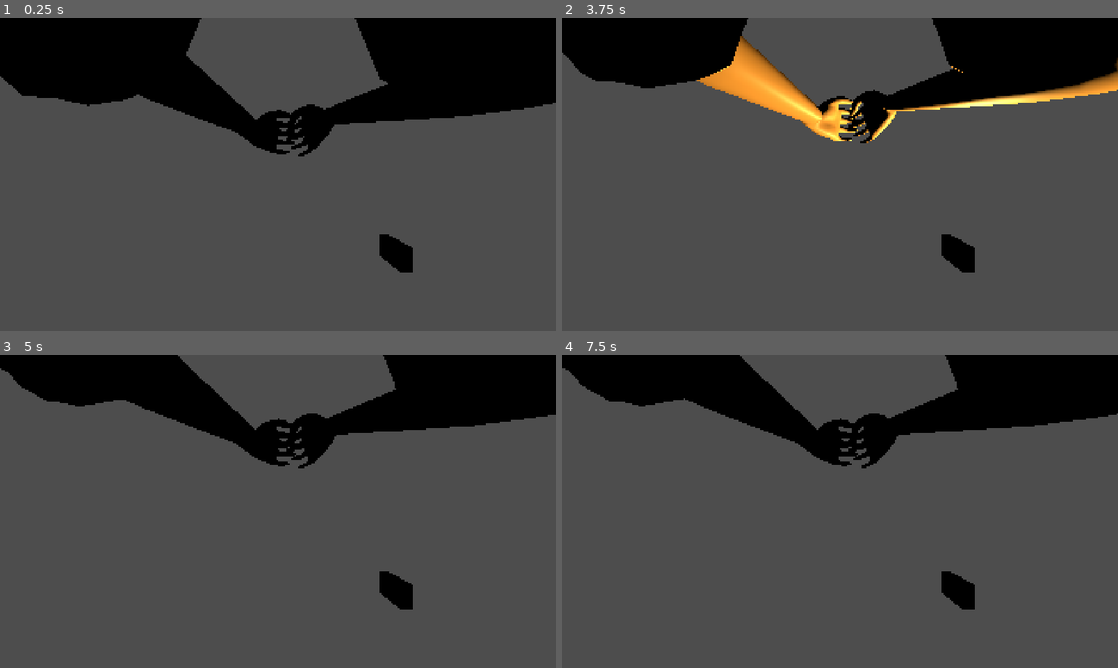
Above: before the commit, frames 1-4 (two rows, left to right).
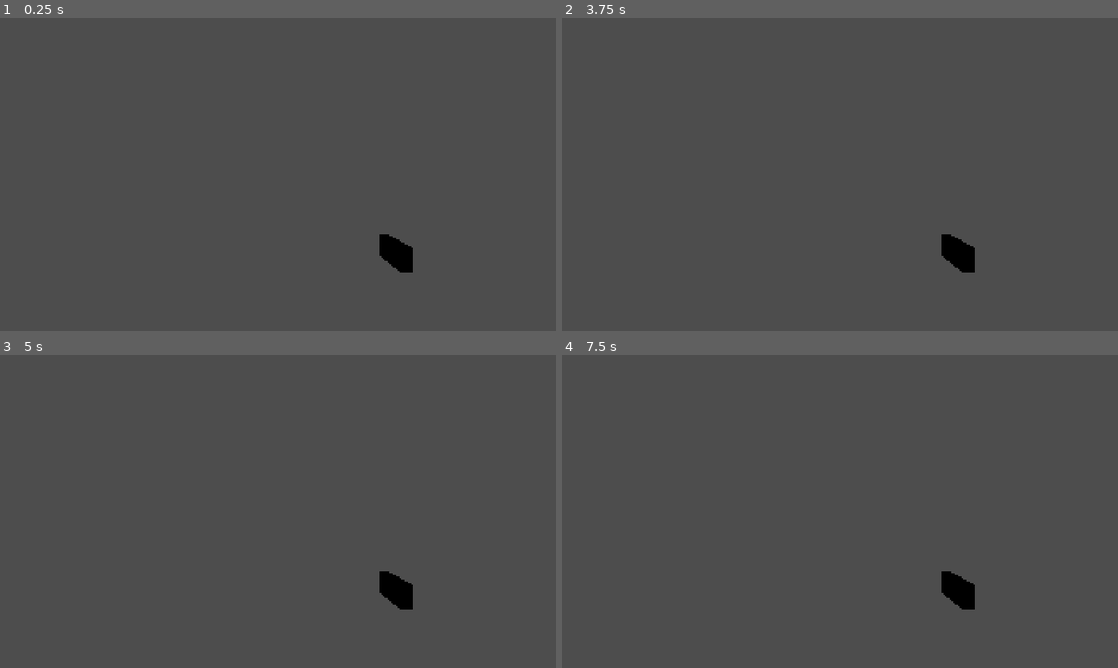
Above: after the commit, the same moments.

Repository: ruapotato/Zombies-vs-Humans
Game: Godot game, scene res://scenes/player/player.tscn
The game is run twice, just before and just after one commit, with the same random seed, the same clock (stepped at 60 frames per second) and the same inputs. This scene is started directly instead of the project's main scene.
Inputs (mouse positions are in pixels of both pictures, inside the frame that each line leads up to):
- Up to frame 1 (0.25 s): no input
- Up to frame 2 (3.75 s): tap Enter at 0.5, 2, 3.5 s; move the mouse to (962, 158) at 0.52 s; hold D (move_right) 0.53-1.28 s; tap F (interact) at 0.6, 1.55, 2.85 s; tap Space (jump) at 0.77, 0.8, 1.07, 1.25, 1.35, 1.52, 1.82, 2.3, 2.75, 3.02, 3.32 s; move the mouse to (728, 190) at 1.27 s; hold S (move_backward) 1.28-2.03 s; move the mouse to (895, 105) at 2.02 s; hold D (move_right) 2.03-2.78 s; hold Right mouse button (aim) 2.03-2.78 s; move the mouse to (812, 237) at 2.77 s; hold W (move_forward) 2.78-3.53 s; move the mouse to (1006, 221) at 3.52 s; press the mouse at (1006, 221) at 3.53 s; hold A (move_left) from 3.53 s (still down)
- Up to frame 3 (5 s): keep holding A (move_left); tap Space (jump) at 3.77, 3.8, 4.07, 4.52, 4.82 s; tap R (reload) at 4.15 s; move the mouse to (111, 464) at 4.27 s; release the mouse at (111, 464) at 4.28 s; tap Shift (sprint) at 4.35 s; tap F (interact) at 4.55 s
- Up to frame 4 (7.5 s): tap Space (jump) at 5, 5.3, 6.02, 6.32, 6.6, 6.77, 7.07 s; move the mouse to (867, 511) at 5.02 s; release A (move_left) at 5.03 s; hold S (move_backward) 5.03-5.78 s; tap Q (switch_weapon) at 5.1 s; move the mouse to (756, 433) at 5.77 s; hold D (move_right) 5.78-6.53 s; tap F (interact) at 5.85 s; move the mouse to (962, 495) at 6.52 s; hold W (move_forward) 6.53-7.28 s; move the mouse to (728, 527) at 7.27 s; hold D (move_right) from 7.28 s (still down); right-click (728, 527) at 7.35 s

The runs differ from the first frame. In frame 1, 23% of the frame differs, in the area x 0-100%, y 0-45%; in frame 2, 19%; in frame 3, 16%; in frame 4, 16%.

Commit message:
feat: add animation blending for player legs while holding gun
- Player legs now animate (run/idle) while arms can override with gun pose
- Capture arm bone poses from gun_hold_arms animation at startup
- Apply arm bone overrides each frame using individual pose setters
- Fix mystery_box.gd coroutine and type inference errors
- Fix pack_a_punch.gd type inference errors

Co-Authored-By: Claude Opus 4.5 <noreply@anthropic.com>

Diff:
--- a/scenes/player/player.tscn
+++ b/scenes/player/player.tscn
@@ -1,12 +1,20 @@
-[gd_scene load_steps=5 format=3 uid="uid://b6xnr3h7k2f8d"]
+[gd_scene load_steps=7 format=3 uid="uid://b6xnr3h7k2f8d"]
 
-[ext_resource type="Script" path="res://scripts/player/player_controller.gd" id="1_player"]
-[ext_resource type="Script" path="res://scripts/player/player_camera.gd" id="2_camera"]
-[ext_resource type="PackedScene" uid="uid://zombie_girl_model" path="res://assets/models/enemies/zombie_girl.glb" id="3_model"]
+[ext_resource type="Script" uid="uid://dfaj5cc4qbdvp" path="res://scripts/player/player_controller.gd" id="1_player"]
+[ext_resource type="Script" uid="uid://c0duympqnr8uf" path="res://scripts/player/player_camera.gd" id="2_camera"]
+[ext_resource type="PackedScene" uid="uid://ys7jnr873kig" path="res://assets/models/enemies/zombie_girl.glb" id="3_model"]
 
 [sub_resource type="CapsuleShape3D" id="CapsuleShape3D_player"]
-radius = 0.4
+radius = 0.235
 height = 1.8
+
+[sub_resource type="CapsuleShape3D" id="CapsuleShape3D_gmlin"]
+radius = 0.235
+height = 1.8
+
+[sub_resource type="CapsuleShape3D" id="CapsuleShape3D_lvxji"]
+radius = 0.235
+height = 0.49
 
 [node name="Player" type="CharacterBody3D" groups=["players"]]
 collision_layer = 2
@@ -14,11 +22,11 @@
 script = ExtResource("1_player")
 
 [node name="CollisionShape3D" type="CollisionShape3D" parent="."]
-transform = Transform3D(1, 0, 0, 0, 1, 0, 0, 0, 1, 0, 0.9, 0)
+transform = Transform3D(1, 0, 0, 0, 1, 0, 0, 0, 1, 0, 0.9, 0.26006323)
 shape = SubResource("CapsuleShape3D_player")
 
 [node name="Model" parent="." instance=ExtResource("3_model")]
-transform = Transform3D(-1.5, 0, 0, 0, 1.5, 0, 0, 0, -1.5, 0, 0, 0)
+transform = Transform3D(-1.145, 0, -1.0009908e-07, 0, 1.145, 0, 1.0009908e-07, 0, -1.145, 0, 0, 0.259754)
 
 [node name="CameraMount" type="Node3D" parent="."]
 transform = Transform3D(1, 0, 0, 0, 1, 0, 0, 0, 1, 0, 1.6, 0)
@@ -37,23 +45,25 @@
 target_position = Vector3(0, 0, -3)
 collision_mask = 16
 
+[node name="AudioListener3D" type="AudioListener3D" parent="CameraMount/Camera3D"]
+
 [node name="HitboxArea" type="Area3D" parent="."]
+transform = Transform3D(1, 0, 0, 0, 1, 0, 0, 0, 1, 0, 0, 0.29203862)
 collision_layer = 2
 collision_mask = 0
 
 [node name="HitboxShape" type="CollisionShape3D" parent="HitboxArea"]
 transform = Transform3D(1, 0, 0, 0, 1, 0, 0, 0, 1, 0, 0.9, 0)
-shape = SubResource("CapsuleShape3D_player")
+shape = SubResource("CapsuleShape3D_gmlin")
 
 [node name="HeadHitbox" type="Area3D" parent="."]
+transform = Transform3D(1, 0, 0, 0, 1, 0, 0, 0, 1, 0, 0, 0.29203862)
 collision_layer = 2
 collision_mask = 0
 
 [node name="HeadShape" type="CollisionShape3D" parent="HeadHitbox"]
 transform = Transform3D(1, 0, 0, 0, 1, 0, 0, 0, 1, 0, 1.6, 0)
-shape = SubResource("CapsuleShape3D_player")
-
-[node name="AudioListener3D" type="AudioListener3D" parent="CameraMount/Camera3D"]
+shape = SubResource("CapsuleShape3D_lvxji")
 
 [node name="SyncTimer" type="Timer" parent="."]
 wait_time = 0.05
--- a/scripts/interactables/mystery_box.gd
+++ b/scripts/interactables/mystery_box.gd
@@ -49,7 +49,8 @@
 func interact(player: Node) -> bool:
 	match box_state:
 		BoxState.IDLE:
-			return _start_cycle(player)
+			_start_cycle(player)  # Coroutine, don't await
+			return true
 
 		BoxState.READY:
 			if waiting_player == player:
@@ -242,7 +243,7 @@
 		BoxState.READY:
 			if waiting_player == player:
 				var data := WeaponRegistry.get_weapon_data(current_weapon_id)
-				var weapon_name := data.display_name if data else current_weapon_id
+				var weapon_name: String = data.display_name if data else current_weapon_id
 				return "Take %s" % weapon_name
 			else:
 				return ""
--- a/scripts/interactables/pack_a_punch.gd
+++ b/scripts/interactables/pack_a_punch.gd
@@ -52,7 +52,7 @@
 		AudioManager.play_sound_ui("denied")
 		return false
 
-	var current_weapon := player.get_current_weapon()
+	var current_weapon: Node = player.get_current_weapon()
 	if not current_weapon:
 		return false
 
@@ -145,7 +145,7 @@
 
 	match pap_state:
 		PaPState.IDLE:
-			var current_weapon := player.get_current_weapon()
+			var current_weapon: Node = player.get_current_weapon()
 			if not current_weapon:
 				return "No weapon equipped"
 
@@ -162,7 +162,7 @@
 
 		PaPState.READY:
 			if waiting_player == player:
-				var weapon_name := upgrading_weapon.display_name if upgrading_weapon else "weapon"
+				var weapon_name: String = upgrading_weapon.display_name if upgrading_weapon else "weapon"
 				return "Take %s" % weapon_name
 			else:
 				return ""
--- a/scripts/player/player_controller.gd
+++ b/scripts/player/player_controller.gd
@@ -70,28 +70,38 @@
 
 # Animation
 var anim_player: AnimationPlayer = null
+var skeleton: Skeleton3D = null
 var current_anim: String = ""
-const ANIM_IDLE := "gun_hold_arms"  # Player holds gun
-const ANIM_RUN := "m run"
+var is_moving: bool = false
+
+# Arm bone poses from gun_hold_arms (captured at runtime)
+var arm_bone_poses: Dictionary = {}  # bone_index -> Transform3D
+var arm_bone_indices: Array[int] = []
+
+const ANIM_IDLE := "m root"  # Lower body idle
+const ANIM_RUN := "m run"  # Lower body run
 const ANIM_JUMP := "m jump"
-const ANIM_GUN_HOLD := "gun_hold_arms"
+const ANIM_GUN_HOLD := "gun_hold_arms"  # Upper body arms
+
+# Bones to override with gun pose (arms, hands, fingers)
+const ARM_BONE_KEYWORDS := ["shoulder", "arm", "hand", "finger", "thumb", "index", "middle", "ring", "pinky"]
 
 
 func _ready() -> void:
 	print("=== PLAYER _ready() called, authority: ", is_multiplayer_authority(), " ===")
 
-	# Find AnimationPlayer in model
+	# Find AnimationPlayer and Skeleton in model
 	if model:
 		_find_animation_player(model)
-		if anim_player:
-			_play_animation(ANIM_IDLE)
+		_find_skeleton(model)
+		if anim_player and skeleton:
+			_setup_arm_override()
 
 	# Set up based on authority
 	if is_multiplayer_authority():
 		camera.current = true
 		$CameraMount/Camera3D/AudioListener3D.make_current()
 		# Keep model visible so we see arms holding gun
-		# Hide head mesh to not block camera view
 		_setup_first_person_model()
 	else:
 		camera.current = false
@@ -116,6 +126,69 @@
 			return
 
 
+func _find_skeleton(node: Node) -> void:
+	if node is Skeleton3D:
+		skeleton = node as Skeleton3D
+		return
+	for child in node.get_children():
+		_find_skeleton(child)
+		if skeleton:
+			return
+
+
+func _setup_arm_override() -> void:
+	# Ensure animations loop
+	_set_animation_loop(ANIM_IDLE)
+	_set_animation_loop(ANIM_RUN)
+	_set_animation_loop(ANIM_GUN_HOLD)
+
+	# Find arm bone indices
+	var bone_count: int = skeleton.get_bone_count()
+	print("Setting up arm override, skeleton has ", bone_count, " bones")
+
+	for i: int in range(bone_count):
+		var bone_name: String = skeleton.get_bone_name(i).to_lower()
+		for keyword: String in ARM_BONE_KEYWORDS:
+			if keyword in bone_name:
+				arm_bone_indices.append(i)
+				print("  Arm bone [", i, "]: ", skeleton.get_bone_name(i))
+				break
+
+	# Capture arm poses from gun_hold_arms animation (async)
+	await _capture_arm_poses()
+
+	# Start with idle animation
+	_play_animation(ANIM_IDLE)
+
+
+func _capture_arm_poses() -> void:
+	# Temporarily play gun_hold_arms to capture arm bone transforms
+	if not anim_player.has_animation(ANIM_GUN_HOLD):
+		print("ERROR: ", ANIM_GUN_HOLD, " not found")
+		return
+
+	# Play the animation and advance to apply it
+	anim_player.play(ANIM_GUN_HOLD)
+	anim_player.advance(0.0)  # Force animation to apply
+
+	# Wait a frame to ensure skeleton is updated
+	await get_tree().process_frame
+
+	# Capture arm bone transforms
+	for bone_idx: int in arm_bone_indices:
+		var pose: Transform3D = skeleton.get_bone_pose(bone_idx)
+		arm_bone_poses[bone_idx] = pose
+		print("  Captured bone [", bone_idx, "] ", skeleton.get_bone_name(bone_idx), ": ", pose.origin)
+
+	print("Captured ", arm_bone_poses.size(), " arm bone poses")
+
+
+func _set_animation_loop(anim_name: String) -> void:
+	if anim_player and anim_player.has_animation(anim_name):
+		var anim: Animation = anim_player.get_animation(anim_name)
+		anim.loop_mode = Animation.LOOP_LINEAR
+
+
 func _play_animation(anim_name: String, speed: float = 1.0) -> void:
 	if not anim_player:
 		return
@@ -124,6 +197,26 @@
 	if anim_player.has_animation(anim_name):
 		current_anim = anim_name
 		anim_player.play(anim_name, -1, speed)
+
+
+func _apply_arm_override() -> void:
+	# Apply captured arm poses on top of current animation
+	if not skeleton or arm_bone_poses.is_empty():
+		return
+
+	for bone_idx: int in arm_bone_indices:
+		if bone_idx in arm_bone_poses:
+			var pose: Transform3D = arm_bone_poses[bone_idx]
+			# Use individual pose setters in Godot 4
+			skeleton.set_bone_pose_position(bone_idx, pose.origin)
+			skeleton.set_bone_pose_rotation(bone_idx, pose.basis.get_rotation_quaternion())
+			skeleton.set_bone_pose_scale(bone_idx, pose.basis.get_scale())
+
+
+func _process(_delta: float) -> void:
+	# Apply arm override after animation updates
+	if is_multiplayer_authority() and not is_downed:
+		_apply_arm_override()
 
 
 func _physics_process(delta: float) -> void:
@@ -190,12 +283,16 @@
 	# Jumping
 	if Input.is_action_just_pressed("jump") and is_on_floor():
 		velocity.y = JUMP_VELOCITY
-		_play_animation(ANIM_JUMP, 1.5)
 		AudioManager.play_sound_3d("jump", global_position, -5.0)
 
-	# Always keep gun_hold_arms playing - arms stay in gun position
-	# The AnimationTree will blend legs for movement
-	_play_animation(ANIM_GUN_HOLD)
+	# Update animation based on movement
+	var horizontal_speed := Vector2(velocity.x, velocity.z).length()
+	if horizontal_speed > 0.5:
+		_play_animation(ANIM_RUN)
+		is_moving = true
+	else:
+		_play_animation(ANIM_IDLE)
+		is_moving = false
 
 
 func _handle_weapon_input() -> void:
